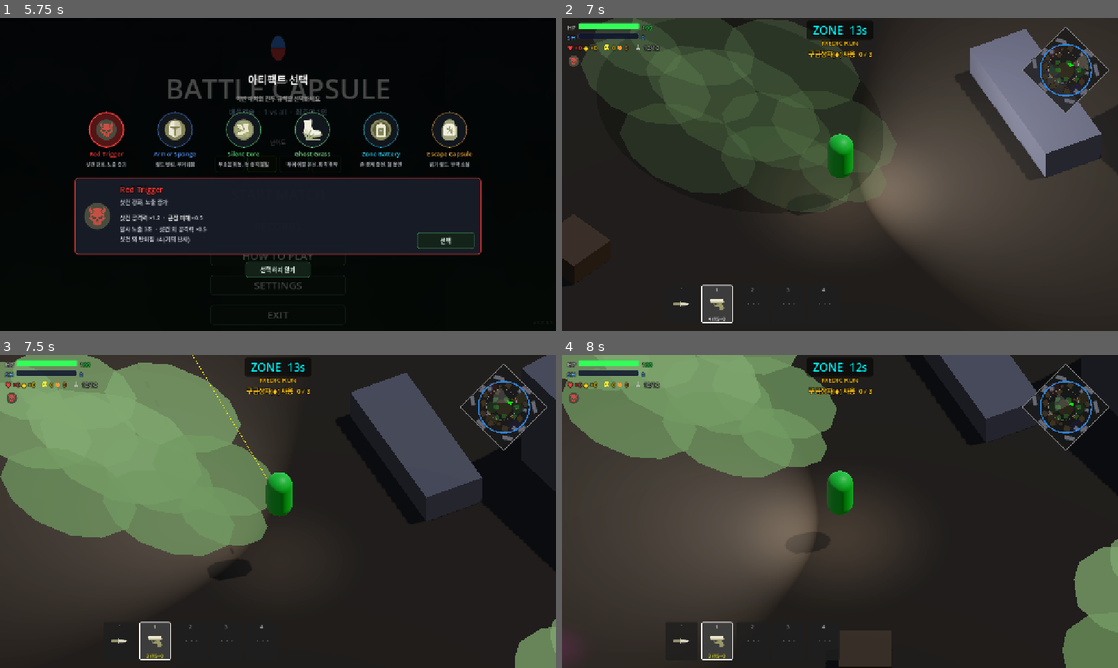
Above: before the commit, frames 1-4 (two rows, left to right).
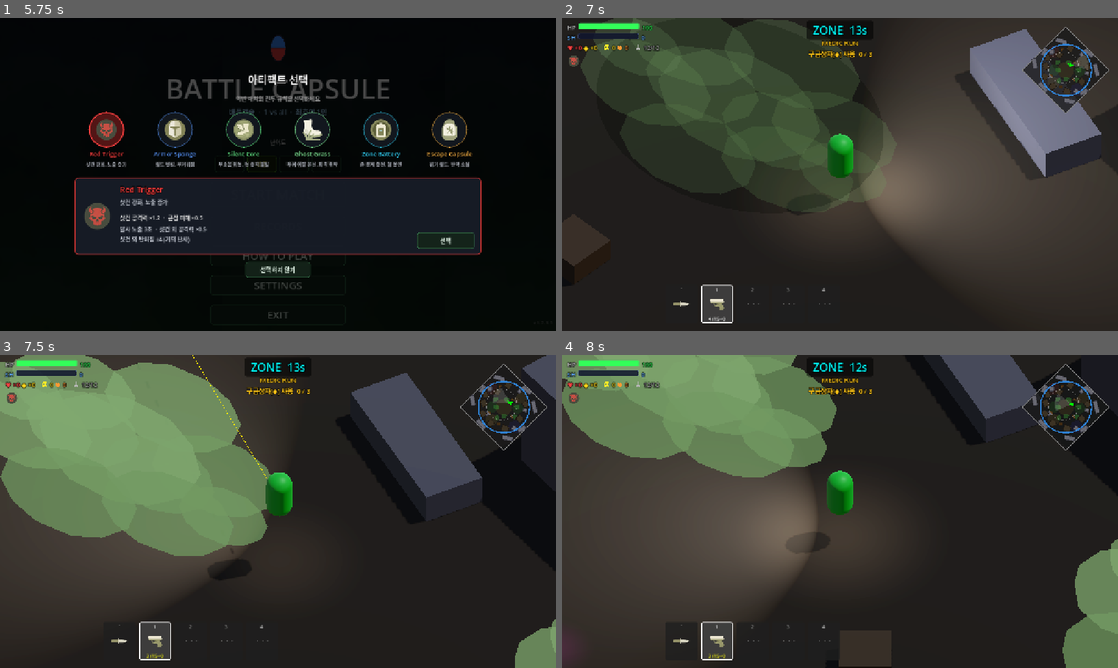
Above: after the commit, the same moments.

Repository: Kyulhee/battle-capsule
Game: Godot game, scene res://src/Main.tscn
Same seed, same stepped clock (60 frames per second), same inputs: the game is played once before the commit and once after it.
Inputs (mouse positions are in pixels of both pictures, inside the frame that each line leads up to):
- Up to frame 1 (5.75 s): click "START MATCH" at 0.5 s; click "START MATCH" at 1.25 s; click "쉬움" at 2 s; click "보통" at 2.75 s; click "어려움" at 3.5 s; click "지옥" at 4.25 s; click "RECORDS" at 5 s
- Up to frame 2 (7 s): click "선택" at 5.75 s; tap Enter at 6.5 s; move the mouse to (962, 158) at 6.52 s; hold D (ui_right) from 6.53 s (still down); tap Q (heal) at 6.6 s; click (962, 158) at 6.67 s; tap Space at 6.77 s
- Up to frame 3 (7.5 s): move the mouse to (166, 527) at 7.27 s; release D (ui_right) at 7.28 s; hold S (ui_down) from 7.28 s (still down); click (166, 527) at 7.35 s
- Up to frame 4 (8 s): keep holding S (ui_down); tap Space at 7.52 s; tap Q (heal) at 7.55 s

Frame 1 is identical in both runs. In frame 2, less than 0.1% of the frame differs, in the area x 3-55%, y 0-62%; in frame 3, less than 0.1%; in frame 4, 0.1%, in the area x 92-100%, y 61-90%.

Commit message:
fix: retain player targets through brief LOS loss

Diff:
--- a/src/entities/bot/Bot.gd
+++ b/src/entities/bot/Bot.gd
@@ -639,7 +639,7 @@
 		last_known_target_pos = target_actor.global_position
 		if state_timer > 0.1: state_timer = 0.0
 
-	if not can_see and state_timer > 2.5:
+	if not can_see and state_timer > BOT_DECISION_POLICY.target_memory_seconds(_is_targeting_player()):
 		target_actor = null
 		change_state(State.IDLE)
 		return
--- a/src/entities/bot/BotDecisionPolicy.gd
+++ b/src/entities/bot/BotDecisionPolicy.gd
@@ -1,4 +1,12 @@
 extends RefCounted
+
+
+const TARGET_MEMORY_SECONDS := 2.5
+const PLAYER_TARGET_MEMORY_SECONDS := 5.0
+
+
+static func target_memory_seconds(targeting_player: bool) -> float:
+	return PLAYER_TARGET_MEMORY_SECONDS if targeting_player else TARGET_MEMORY_SECONDS
 
 
 static func is_additional_threat(context: Dictionary) -> bool:
--- /dev/null
+++ b/tools/verify_ai_arena_squad_runtime.gd
@@ -0,0 +1,205 @@
+extends SceneTree
+
+
+const NATURAL_OBSERVE_SECONDS := 2.0
+const COMMIT_OBSERVE_SECONDS := 3.0
+const SAMPLE_INTERVAL_SECONDS := 0.05
+const PLAYER_PROBE_HEALTH := 10000.0
+const MIN_RETENTION_RATIO := 0.98
+const MIN_CONCURRENT_PLAYER_TARGETS := 4
+const MIN_ATTACKING_BOTS := 3
+const MIN_DAMAGE := 20.0
+
+
+func _init() -> void:
+	_run.call_deferred()
+
+
+func _run() -> void:
+	var main_scene: PackedScene = load("res://src/Main.tscn")
+	if main_scene == null:
+		_fail("Could not load Main.tscn.")
+		return
+	var main = main_scene.instantiate()
+	root.add_child(main)
+	await process_frame
+	await _wait_for_navigation(main)
+	main.start_game()
+
+	var player: Entity = main.player_ref
+	var bots := get_nodes_in_group("bots")
+	if not is_instance_valid(player) or bots.size() != 4:
+		await _cleanup(main)
+		_fail("Squad runtime must spawn one active player and four bots.")
+		return
+	var spawn_summary: Dictionary = main._spawn_distribution_summary()
+	if int(spawn_summary.get("fixed_count", 0)) != 5 \
+			or int(spawn_summary.get("fallback_count", -1)) != 0:
+		await _cleanup(main)
+		_fail("Squad runtime must consume all five fixed spawns without fallback.")
+		return
+	var initial_pickups := get_nodes_in_group("pickups").size()
+	if initial_pickups <= 0:
+		await _cleanup(main)
+		_fail("Squad runtime must keep initial loot enabled.")
+		return
+
+	player.set_process(false)
+	player.set_physics_process(false)
+	player.stats.max_health = PLAYER_PROBE_HEALTH
+	player.current_health = PLAYER_PROBE_HEALTH
+
+	var natural_target_ids: Dictionary = {}
+	var natural_attack_ids: Dictionary = {}
+	var natural_elapsed := 0.0
+	while natural_elapsed < NATURAL_OBSERVE_SECONDS:
+		await create_timer(SAMPLE_INTERVAL_SECONDS).timeout
+		natural_elapsed += SAMPLE_INTERVAL_SECONDS
+		for bot in bots:
+			if not is_instance_valid(bot):
+				continue
+			if bot.target_actor == player:
+				natural_target_ids[bot.get_instance_id()] = true
+			if bot.current_state == bot.State.ATTACK and bot.target_actor == player:
+				natural_attack_ids[bot.get_instance_id()] = true
+
+	for bot in bots:
+		var bot_ray: RayCast3D = bot.get_node_or_null("RayCast3D")
+		if bot_ray:
+			for other_bot in bots:
+				if other_bot != bot:
+					bot_ray.add_exception(other_bot)
+
+	for bot in bots:
+		if not is_instance_valid(bot):
+			await _cleanup(main)
+			_fail("A squad bot died before the commitment probe.")
+			return
+		bot.stats.max_health = PLAYER_PROBE_HEALTH
+		bot.current_health = PLAYER_PROBE_HEALTH
+		bot.stats.current_ammo = bot.stats.max_ammo
+		bot.reserve_ammo = bot.stats.max_ammo
+		bot.set("_awareness_level", 0)
+		bot.set("_combat_loot_threshold", 0.0)
+		bot.set("_sniper_min_engage_range", 0.0)
+		bot.damage_history.clear()
+		bot.set("_engagement_dmg_taken", 0.0)
+		bot.set("_engagement_dmg_dealt", 0.0)
+		bot.perception_meters[player] = 1.0
+		if not bot.acquire_enemy_target(player, "arena_squad_probe"):
+			await _cleanup(main)
+			_fail("A squad bot rejected the forced player target.")
+			return
+		bot.change_state(bot.State.CHASE)
+
+	var target_samples := 0
+	var total_samples := 0
+	var null_target_samples := 0
+	var other_entity_target_samples := 0
+	var objective_target_samples := 0
+	var switched_away_ids: Dictionary = {}
+	var minimum_concurrent_targets := bots.size()
+	var attack_ids: Dictionary = {}
+	var disengage_ids: Dictionary = {}
+	var state_samples: Dictionary = {}
+	var minimum_pairwise_distance := INF
+	var commit_elapsed := 0.0
+	while commit_elapsed < COMMIT_OBSERVE_SECONDS:
+		await create_timer(SAMPLE_INTERVAL_SECONDS).timeout
+		commit_elapsed += SAMPLE_INTERVAL_SECONDS
+		var concurrent_targets := 0
+		var living_bots: Array = []
+		for bot in bots:
+			if not is_instance_valid(bot) or bot.is_dead:
+				continue
+			living_bots.append(bot)
+			total_samples += 1
+			if bot.target_actor == player:
+				target_samples += 1
+				concurrent_targets += 1
+			elif not is_instance_valid(bot.target_actor):
+				null_target_samples += 1
+				switched_away_ids[bot.get_instance_id()] = true
+			elif bot.target_actor is Entity:
+				other_entity_target_samples += 1
+				switched_away_ids[bot.get_instance_id()] = true
+			else:
+				objective_target_samples += 1
+				switched_away_ids[bot.get_instance_id()] = true
+			var state_name := String(bot.State.keys()[bot.current_state])
+			state_samples[state_name] = int(state_samples.get(state_name, 0)) + 1
+			if bot.current_state == bot.State.ATTACK and bot.target_actor == player:
+				attack_ids[bot.get_instance_id()] = true
+			if bot.current_state == bot.State.DISENGAGE:
+				disengage_ids[bot.get_instance_id()] = true
+		minimum_concurrent_targets = mini(minimum_concurrent_targets, concurrent_targets)
+		minimum_pairwise_distance = minf(
+			minimum_pairwise_distance,
+			_minimum_pairwise_bot_distance(living_bots)
+		)
+
+	var retention_ratio := float(target_samples) / maxf(1.0, float(total_samples))
+	var damage_dealt := PLAYER_PROBE_HEALTH - player.current_health
+	var result := {
+		"natural_targets": natural_target_ids.size(),
+		"natural_attackers": natural_attack_ids.size(),
+		"retention_ratio": retention_ratio,
+		"minimum_concurrent_targets": minimum_concurrent_targets,
+		"switched_away": switched_away_ids.size(),
+		"null_target_samples": null_target_samples,
+		"other_entity_target_samples": other_entity_target_samples,
+		"objective_target_samples": objective_target_samples,
+		"attackers": attack_ids.size(),
+		"disengagers": disengage_ids.size(),
+		"minimum_pairwise_distance": minimum_pairwise_distance,
+		"damage": damage_dealt,
+		"state_samples": state_samples,
+		"initial_pickups": initial_pickups,
+	}
+	var failure := ""
+	if retention_ratio < MIN_RETENTION_RATIO:
+		failure = "Squad player-target retention fell below 98%%: %.1f%%." % (retention_ratio * 100.0)
+	elif minimum_concurrent_targets < MIN_CONCURRENT_PLAYER_TARGETS:
+		failure = "Squad player commitment fell below four concurrent targets."
+	elif null_target_samples > 0 or other_entity_target_samples > 0 or objective_target_samples > 0:
+		failure = "The isolated squad commitment probe changed away from the player target."
+	elif attack_ids.size() < MIN_ATTACKING_BOTS:
+		failure = "Fewer than three squad bots attacked the committed player."
+	elif damage_dealt < MIN_DAMAGE:
+		failure = "Squad bots dealt less than 20 damage during the commitment probe."
+	await _cleanup(main)
+	if failure != "":
+		_fail("%s Result: %s" % [failure, result])
+		return
+	print("AI arena squad runtime smoke passed: %s" % result)
+	quit(0)
+
+
+func _minimum_pairwise_bot_distance(bots: Array) -> float:
+	if bots.size() < 2:
+		return INF
+	var minimum_distance := INF
+	for i in range(bots.size()):
+		for j in range(i + 1, bots.size()):
+			minimum_distance = minf(
+				minimum_distance,
+				bots[i].global_position.distance_to(bots[j].global_position)
+			)
+	return minimum_distance
+
+
+func _wait_for_navigation(main: Node) -> void:
+	var nav_region = main.get("_nav_region")
+	if nav_region != null and nav_region.has_method("is_baking") and nav_region.is_baking():
+		await nav_region.bake_finished
+
+
+func _cleanup(main: Node) -> void:
+	if is_instance_valid(main):
+		main.queue_free()
+	await process_frame
+
+
+func _fail(message: String) -> void:
+	push_error(message)
+	quit(1)
--- a/tools/verify_bot_decision_policy.gd
+++ b/tools/verify_bot_decision_policy.gd
@@ -52,6 +52,10 @@
 
 
 func _verify_target_policy() -> bool:
+	if not is_equal_approx(POLICY.target_memory_seconds(false), 2.5):
+		return _fail_bool("Bot target memory must preserve the existing 2.5 second contract.")
+	if not is_equal_approx(POLICY.target_memory_seconds(true), 5.0):
+		return _fail_bool("Player target memory must survive a brief five second LOS break.")
 	var near_healthy := RefCounted.new()
 	var far_wounded := RefCounted.new()
 	var candidates := [
Not shown, changed: docs/CURRENT.md
Not shown, changed: docs/DECISIONS.md
Not shown, changed: docs/DEVLOG.md
Not shown, changed: docs/MASTERPLAN.md
Not shown, changed: docs/PLAYTEST.md
Not shown, changed: docs/reference/ARCHITECTURE.md
Not shown, changed: docs/reference/TESTING.md
Not shown, changed: tools/run_verify.py
